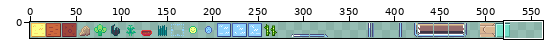
One commit to this sprite sheet: assets/spritesheet.png. The picture above shows the old version from afar; the outline marks the close-up.
Close-up. First the earlier version:
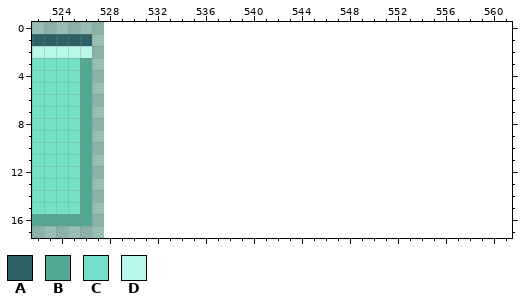
The file is 528x18 pixels. Shown: x 522..561, y 0..17. The old version is drawn lined up with the new one, on the new canvas.
Palette (. is transparent): A #2e6165  B #53a895  C #75e1c9  D #b8f8eb
Pixels before, first column x 522:
 1 AAAAA
 2 DDDDD
 3 CCCCB
 4 CCCCB
 5 CCCCB
 6 CCCCB
 7 CCCCB
 8 CCCCB
 9 CCCCB
10 CCCCB
11 CCCCB
12 CCCCB
13 CCCCB
14 CCCCB
15 CCCCB
16 BBBBB
After the commit:
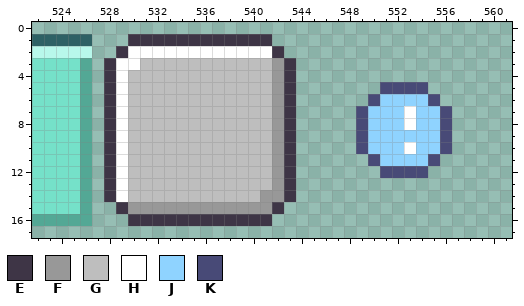
Colours new in this view: E #3e3546  F #989898  G #bebebe  H #ffffff  J #8fd3ff  K #484a77
What changed:
canvas 528x18 -> 562x18
y 1: x 530..541 ............ -> EEEEEEEEEEEE
y 2: x 529..542 .............. -> EHHHHHHHHHHHHE
y 3: x 528..543 ................ -> EHHGGGGGGGGGGGFE
y 4: x 528..543 ................ -> EHGGGGGGGGGGGGFE
y 5: x 528..543 ................ -> EHGGGGGGGGGGGGFE; x 551..554 .... -> KKKK
y 6: x 528..543 ................ -> EHGGGGGGGGGGGGFE; x 550..555 ...... -> KJJJJK
y 7..8: x 528..543 ................ -> EHGGGGGGGGGGGGFE; x 549..556 ........ -> KJJJHJJK
y 9: x 528..543 ................ -> EHGGGGGGGGGGGGFE; x 549..556 ........ -> KJJJJJJK
y 10: x 528..543 ................ -> EHGGGGGGGGGGGGFE; x 549..556 ........ -> KJJJHJJK
y 11: x 528..543 ................ -> EHGGGGGGGGGGGGFE; x 550..555 ...... -> KJJJJK
y 12: x 528..543 ................ -> EHGGGGGGGGGGGGFE; x 551..554 .... -> KKKK
y 13: x 528..543 ................ -> EHGGGGGGGGGGGGFE
y 14: x 528..543 ................ -> EHGGGGGGGGGGGFFE
y 15: x 529..542 .............. -> EFFFFFFFFFFFFE
y 16: x 530..541 ............ -> EEEEEEEEEEEE
Pixel boxes of the changes (left, top, right, bottom) in both close-ups:
added: (104, 34, 296, 226)
added: (356, 82, 452, 178)
